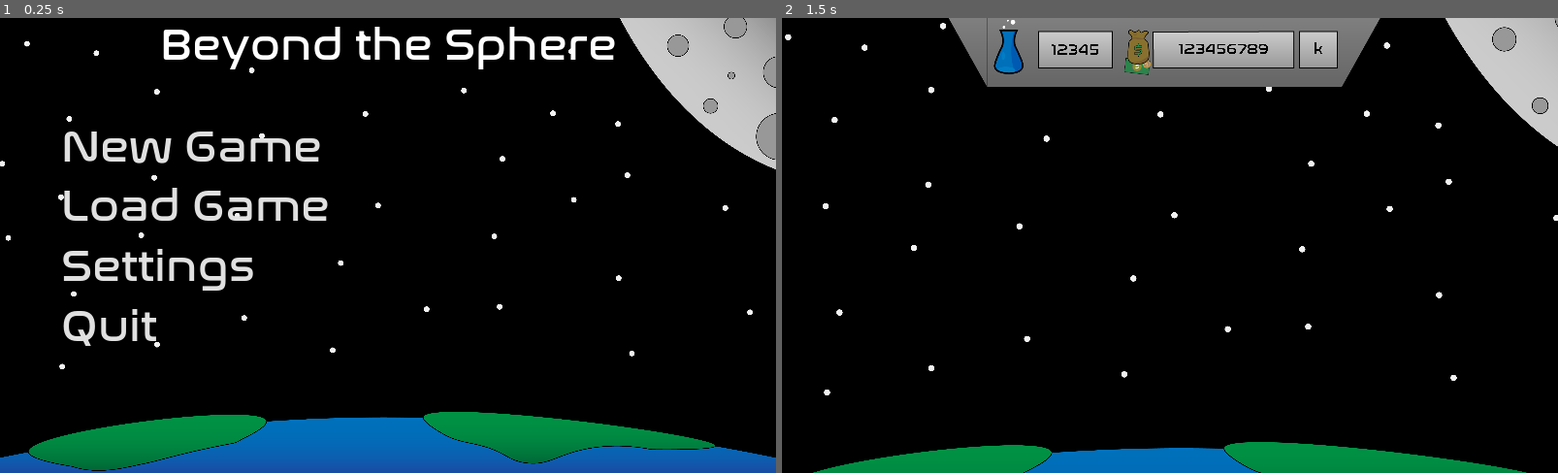
Above: before the commit, frames 1-2 (left to right).
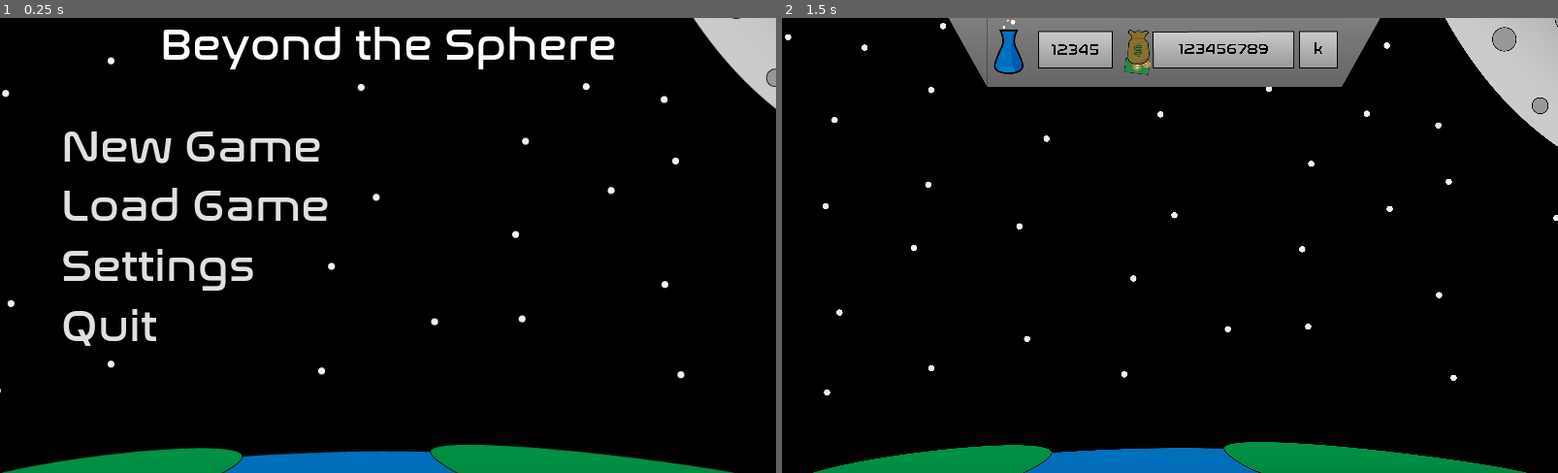
Above: after the commit, the same moments.

Repository: Periapsis-Studios/Beyond-the-Sphere-Vector
Game: Godot game, scene res://Scenes/MainMenu.tscn
Same seed, same stepped clock (60 frames per second), same inputs: the game is played once before the commit and once after it.
Inputs (mouse positions are in pixels of both pictures, inside the frame that each line leads up to):
- Up to frame 1 (0.25 s): no input
- Up to frame 2 (1.5 s): click "New Game" at 0.5 s; tap Enter at 1.25 s; move the mouse to (1340, 222) at 1.27 s; hold D (move_right) from 1.28 s (still down); hold Mouse wheel up (zoom_in) from 1.28 s (still down)

The runs differ from the first frame. In frame 1, 13% of the frame differs, in the area x 0-100%, y 0-100%; in frame 2, nothing differs.

Commit message:
Change background to include less stars in menu

Diff:
--- a/Scenes/MainMenu.tscn
+++ b/Scenes/MainMenu.tscn
@@ -1,6 +1,6 @@
 [gd_scene load_steps=9 format=2]
 
-[ext_resource path="res://Textures/BtS-Background.png" type="Texture" id=1]
+[ext_resource path="res://Textures/BtS-Back-menu.png" type="Texture" id=1]
 [ext_resource path="res://Scripts/MenuController.gd" type="Script" id=2]
 [ext_resource path="res://Fonts/MenuFont.tres" type="DynamicFont" id=3]
 
@@ -24,7 +24,6 @@
 
 [node name="Sprite" type="Sprite" parent="."]
 position = Vector2( 511, 303 )
-scale = Vector2( 0.2, 0.2 )
 texture = ExtResource( 1 )
 
 [node name="Title" type="Label" parent="."]
Binary file added: Textures/BtS-Back-menu.png
Not shown, added: Textures/BtS-Back-menu.png.import
Not shown, added: Texture-Sources/BtS-Back-menu.ai
Not shown, added: Texture-Sources/BtS-Back.ai
Not shown, added: Texture-Sources/ResourceCounter.ai
